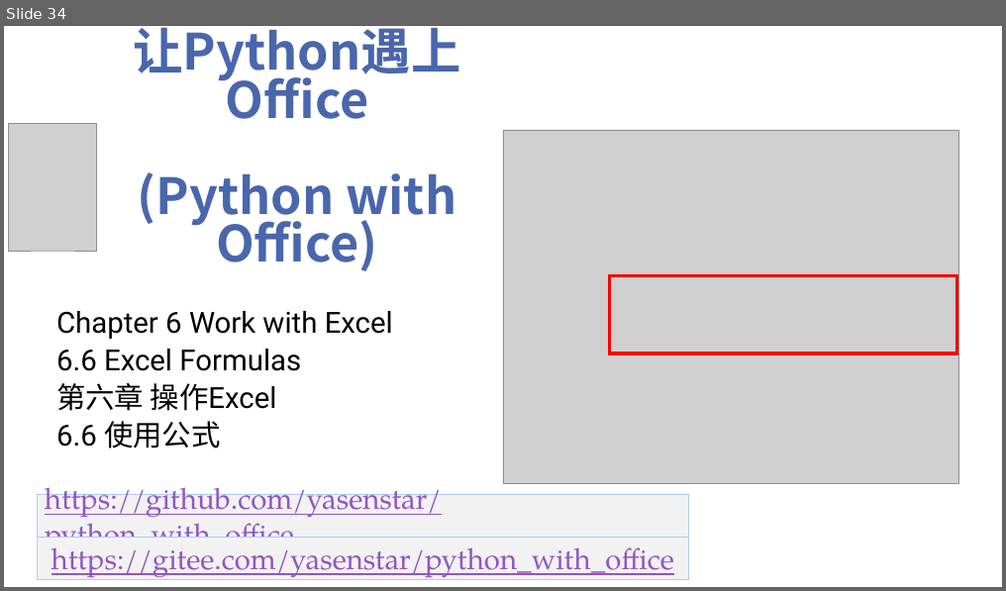
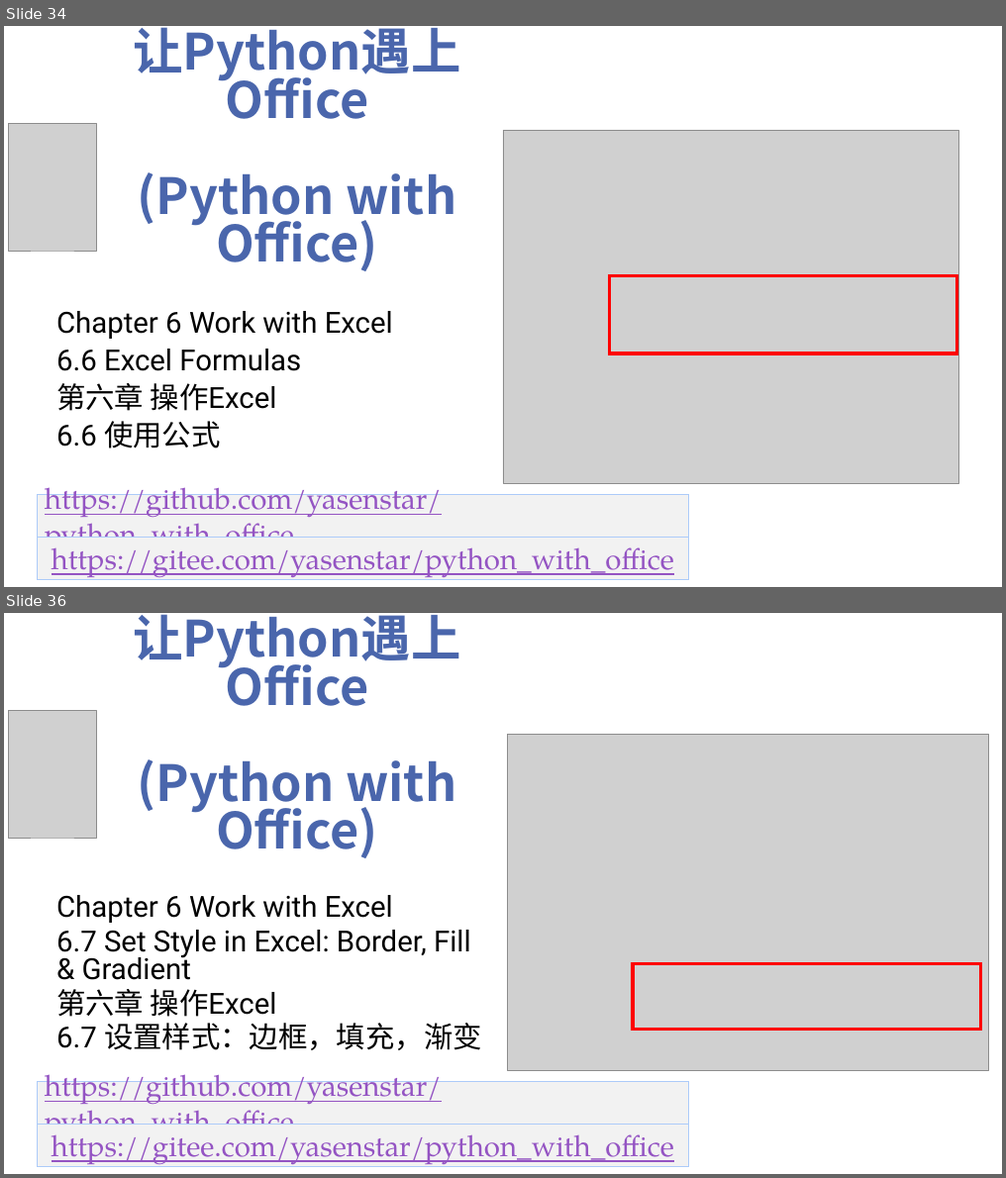
Before and after one commit to yasenstar/python_with_office, a slide deck: Python-with-Office-Video_Covers.pptx. Shown one above the other, each under a label of ours: slide 34 before the commit, slides 34 and 36 after it; the slides between them are not shown. The pictures are 1006x591 and 1006x1178 pixels, drawn with LibreOffice and Linux fonts; fonts in the diff are those of the drawing; grey boxes stand for pictures; background and template pictures are left out. Boxes give left, top, right and bottom in pixels: in the first picture for what was removed or moved away, otherwise in the second. Text is boxed around its words. In the diff, an @@ line names an element or a change of style, - is before the commit and + after.

```diff
--- a/Python-with-Office-Video_Covers.pptx
+++ b/Python-with-Office-Video_Covers.pptx
@@ slide 36 added at [4, 613, 1002, 1174], background picture (left out) @@
@@ title added at [133, 614, 460, 859], 48 pt, text #4A66AC, bold @@
+让Python遇上Office
+(Python with Office)
@@ picture added at [9, 710, 96, 838] @@
@@ picture added at [507, 735, 988, 1070] @@
@@ subtitle added at [56, 895, 482, 1051], 28 pt, text #000000 @@
+Chapter 6 Work with Excel
+6.7 Set Style in Excel: Border, Fill & Gradient
+第六章 操作Excel
+6.7 设置样式：边框，填充，渐变
@@ rectangle added at [633, 964, 981, 1029], outline #FF0000 3 pt @@
@@ rectangle added at [37, 1081, 688, 1124], fill #F2F2F2, outline #ACCBF9 0.75 pt, 28 pt, text #9454C3, underline @@
+https://github.com/yasenstar/python_with_office
@@ rectangle added at [37, 1124, 688, 1167], fill #F2F2F2, outline #ACCBF9 0.75 pt, 28 pt, text #9454C3, underline @@
+https://gitee.com/yasenstar/python_with_office
```
Also in this commit, not shown: 1 slide changed, 9 other files.
